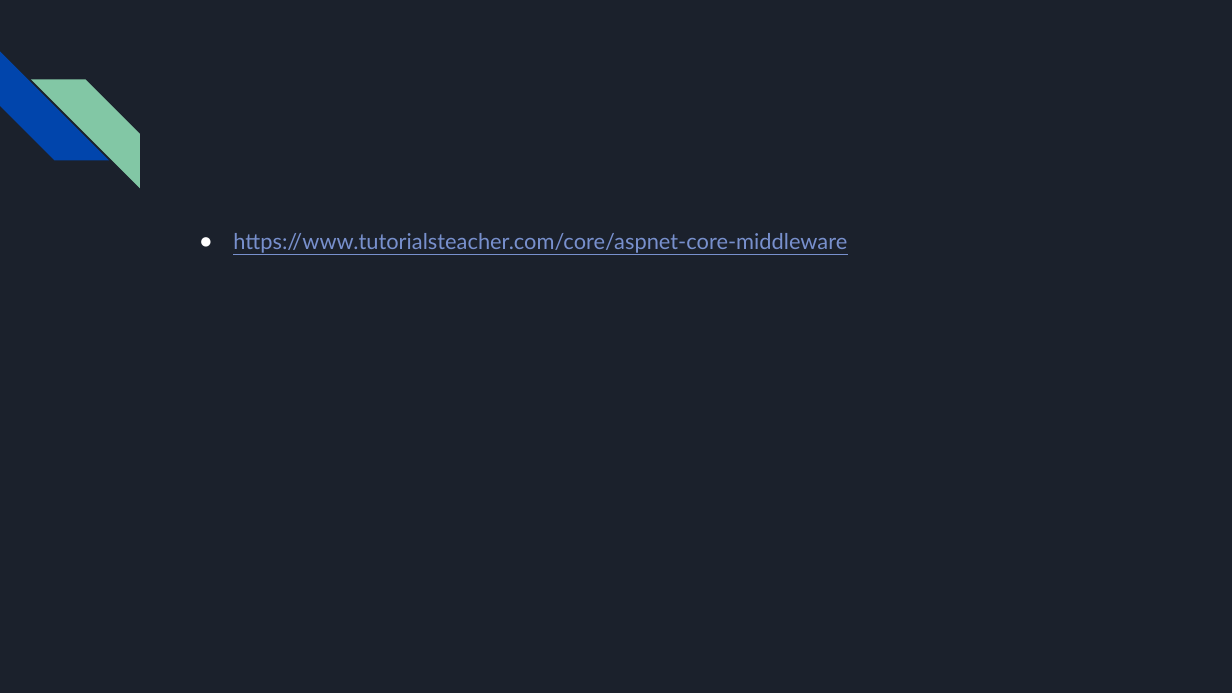
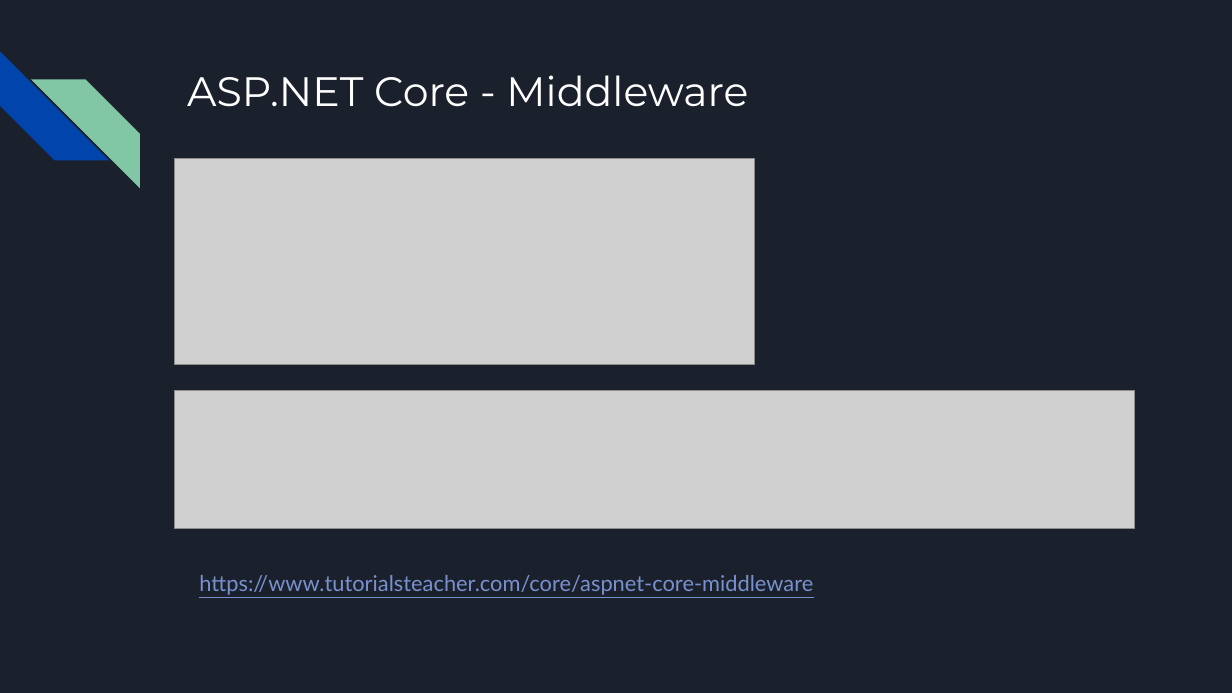
Before and after one commit to bulhard/Web-Programming, a slide deck: slide 61 of 00 Presentations/03 DI, IoT, Services.pptx (slide 60 before the commit). Drawn at 1232x693 pixels with LibreOffice and Linux fonts; fonts in the diff are those of the drawing; grey boxes stand for pictures. Boxes give left, top, right and bottom in pixels: in the first picture for what was removed or moved away, otherwise in the second. Text is boxed around its words. In the diff, an @@ line names an element or a change of style, - is before the commit and + after.

```diff
--- a/00 Presentations/03 DI, IoT, Services.pptx
+++ b/00 Presentations/03 DI, IoT, Services.pptx
@@ title added at box(187, 75, 748, 107), 32 pt, text #FFFFFF @@
+ASP.NET Core - Middleware
@@ picture added at box(175, 159, 754, 365) @@
@@ picture added at box(175, 390, 1135, 529) @@
@@ text "https://www.tutorialsteacher.com/core/aspnet-core-middleware": place and size @@
-text "https://www.tutorialsteacher.com/core/aspnet-core-middleware" at box(233, 233, 847, 253)
+text "https://www.tutorialsteacher.com/core/aspnet-core-middleware" at box(199, 575, 813, 595)
@@ text "https://www.tutorialsteacher.com/core/aspnet-core-middleware" at box(199, 575, 813, 595): bullet ● to none @@
```
Also in this commit, not shown: 3 other slides changed, 21 slides added, 3 slides removed, 53 other files.
